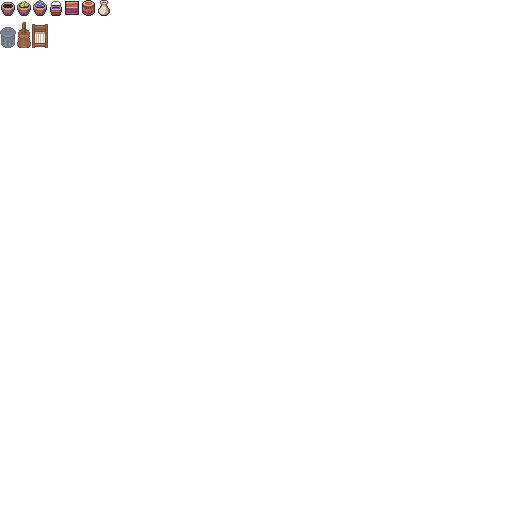
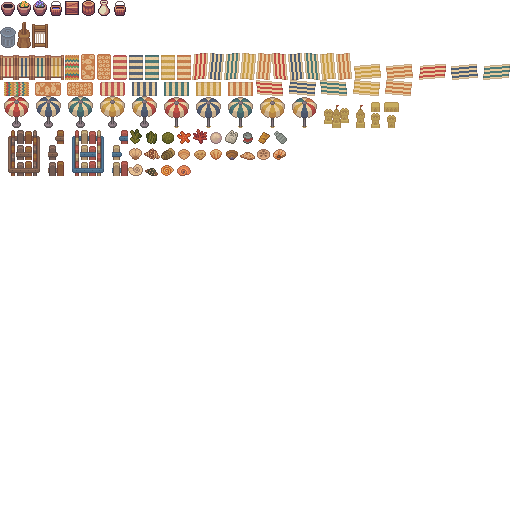
Layer changes from the first 512x512 image to the second:
painted on "tools" over [left=0, top=1, right=510, bottom=176]
